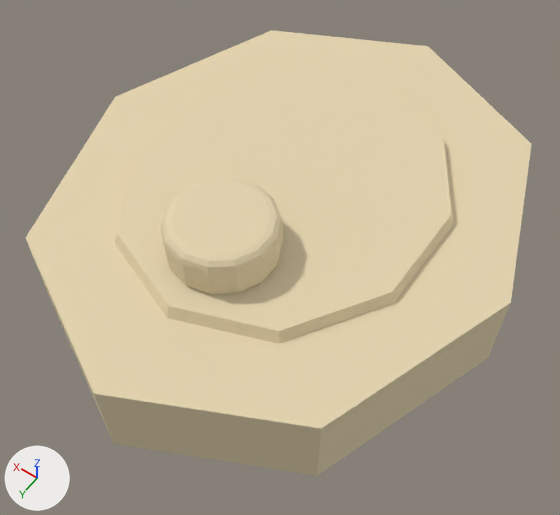
Two versions of the glTF model public/assets/models/tanks/parts/medium_turret_angular.glb, one commit apart.
Rendered twice from a 50 mm lens placed at (-1.45, 2.1, 3.32), pointed at (-0.07, 0.17, 0.27). The axes (+X, +Y, +Z) are drawn at lower left. The lights are the same throughout. The older version comes first. Vertices at exactly the same position are counted once.

In view in the first picture: 'cupola', 'skirt_turret_band', 'turret_shell'.
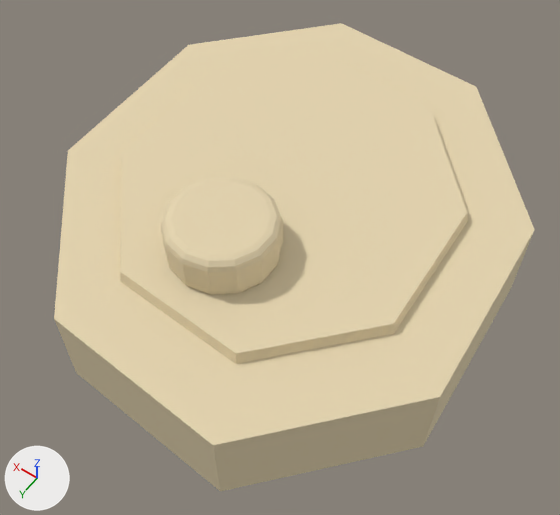
Boxes (x1, y1, x2, y2) around the edits, measured in the pictures (560 x 515 px):
'skirt_turret_band', turned: before (26, 30, 532, 476); after (54, 23, 535, 491)
'turret_shell', reshaped: before (115, 70, 454, 344); after (120, 57, 468, 364)

The change in detail:
me_turret_shell is used by ob_turret_shell; location (0.0, 0.0, 0.0).
me_turret_shell had 20 vertices, 36 faces and spanned x -0.9..0.9, y -1.09..1.09, z 0.08..0.63.
me_turret_shell now has 16 vertices, 28 faces and spans x -0.92..0.92, y -1.01..1.01, z 0.08..0.63.
me_turret_shell part 1: the whole mesh is rebuilt.
me_skirt_turret_band is used by ob_skirt_turret_band; location (0.0, 0.0, 0.0).
me_skirt_turret_band had 16 vertices, 28 faces and spanned x -1.15..1.15, y -1.38..1.34, z 0.11..0.57.
me_skirt_turret_band now has 16 vertices, 28 faces and spans x -1.12..1.12, y -1.27..1.23, z 0.11..0.57.
me_skirt_turret_band part 2: the whole mesh is turned 22.5 degrees about the z axis through its middle.
